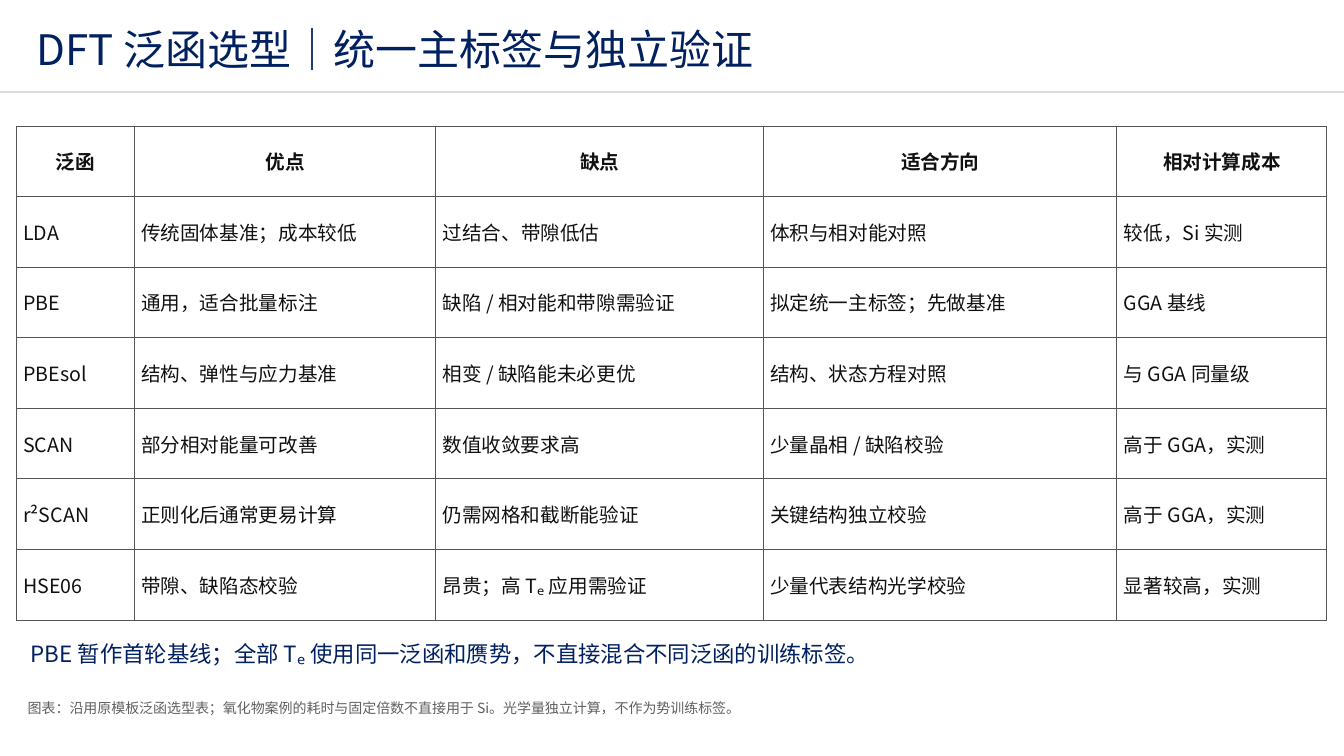
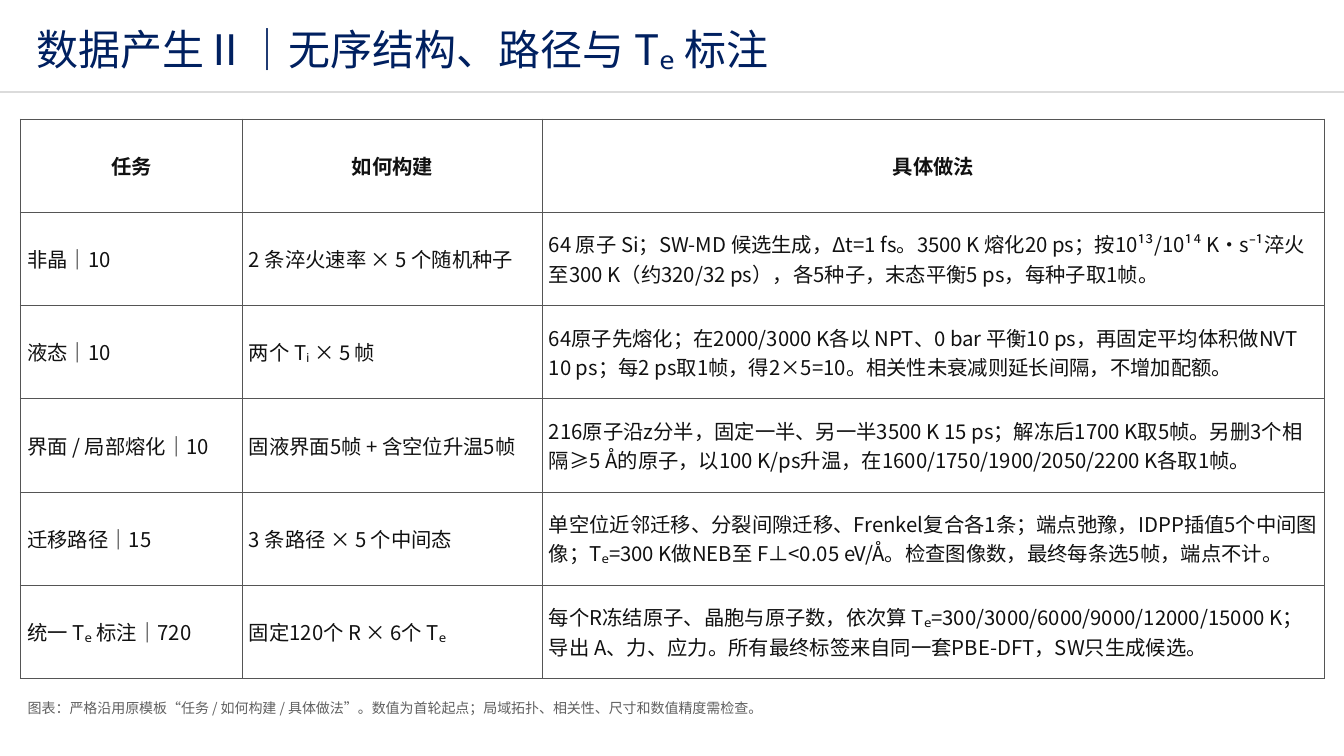
Before and after one commit to Sonnyn207/initial-dataset-configuration, a slide deck: slide 4 of deliverables/Si_Te_Initial_Dataset_5slides.pptx. Drawn at 1344x756 pixels with LibreOffice and Linux fonts; fonts in the diff are those of the drawing. Boxes give left, top, right and bottom in pixels: in the first picture for what was removed or moved away, otherwise in the second. Text is boxed around its words. In the diff, an @@ line names an element or a change of style, - is before the commit and + after.

```diff
--- a/deliverables/Si_Te_Initial_Dataset_5slides.pptx
+++ b/deliverables/Si_Te_Initial_Dataset_5slides.pptx
@@ text at <box>37,28,768,70</box>: text changed @@
-DFT 泛函选型｜统一主标签与独立验证
+数据产生Ⅱ｜无序结构、路径与 Tₑ 标注
@@ table at <box>20,119,1325,679</box> @@
-泛函 | 优点 | 缺点 | 适合方向 | 相对计算成本
-LDA | 传统固体基准；成本较低 | 过结合、带隙低估 | 体积与相对能对照 | 较低，Si 实测
-PBE | 通用，适合批量标注 | 缺陷 / 相对能和带隙需验证 | 拟定统一主标签；先做基准 | GGA 基线
-PBEsol | 结构、弹性与应力基准 | 相变 / 缺陷能未必更优 | 结构、状态方程对照 | 与 GGA 同量级
-SCAN | 部分相对能量可改善 | 数值收敛要求高 | 少量晶相 / 缺陷校验 | 高于 GGA，实测
-r²SCAN | 正则化后通常更易计算 | 仍需网格和截断能验证 | 关键结构独立校验 | 高于 GGA，实测
-HSE06 | 带隙、缺陷态校验 | 昂贵；高 Tₑ 应用需验证 | 少量代表结构光学校验 | 显著较高，实测
+任务 | 如何构建 | 具体做法
+非晶｜10 | 2 条淬火速率 × 5 个随机种子 | 64 原子 Si；SW-MD 候选生成，Δt=1 fs。3500 K 熔化20 ps；按10¹³/10¹⁴ K·s⁻¹淬火至300 K（约320/32 ps），各5种子，末态平衡5 ps，每种子取1帧。
+液态｜10 | 两个 Tᵢ × 5 帧 | 64原子先熔化；在2000/3000 K各以 NPT、0 bar 平衡10 ps，再固定平均体积做NVT 10 ps；每2 ps取1帧，得2×5=10。相关性未衰减则延长间隔，不增加配额。
+界面 / 局部熔化｜10 | 固液界面5帧 + 含空位升温5帧 | 216原子沿z分半，固定一半、另一半3500 K 15 ps；解冻后1700 K取5帧。另删3个相隔≥5 Å的原子，以100 K/ps升温，在1600/1750/1900/2050/2200 K各取1帧。
+迁移路径｜15 | 3 条路径 × 5 个中间态 | 单空位近邻迁移、分裂间隙迁移、Frenkel复合各1条；端点弛豫，IDPP插值5个中间图像；Tₑ=300 K做NEB至 F⊥<0.05 eV/Å。检查图像数，最终每条选5帧，端点不计。
+统一 Tₑ 标注｜720 | 固定120个 R × 6个 Tₑ | 每个R冻结原子、晶胞与原子数，依次算 Tₑ=300/3000/6000/9000/12000/15000 K；导出 A、力、应力。所有最终标签来自同一套PBE-DFT，SW只生成候选。
@@ table: place and size @@
-table at <box>16,126,1327,620</box>
+table at <box>20,119,1325,679</box>
@@ text at <box>28,701,762,715</box>: text changed; size 16 to 10 pt; text colour #002060 to #606060 @@
-PBE 暂作首轮基线；全部 Tₑ 使用同一泛函和赝势，不直接混合不同泛函的训练标签。
+图表：严格沿用原模板“任务 / 如何构建 / 具体做法”。数值为首轮起点；局域拓扑、相关性、尺寸和数值精度需检查。
@@ text removed at <box>28,701,740,715</box> @@
-图表：沿用原模板泛函选型表；氧化物案例的耗时与固定倍数不直接用于 Si。光学量独立计算，不作为势训练标签。
```
Also in this commit, not shown: 4 other slides changed, 2 other files.
